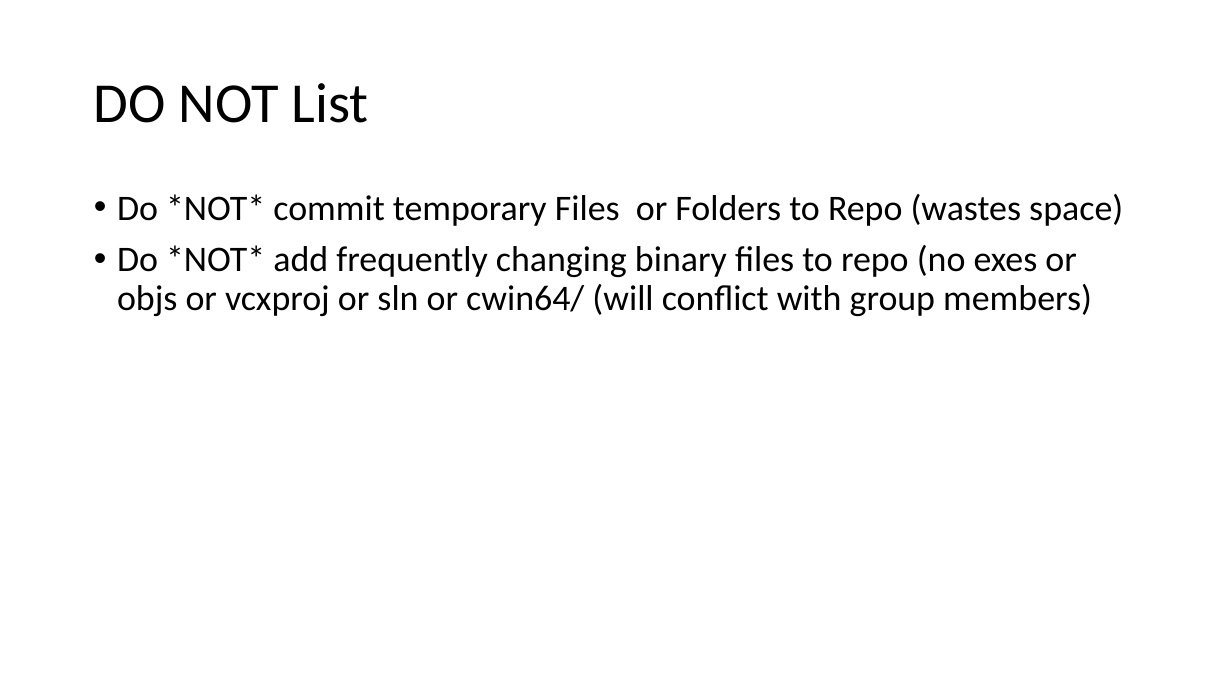
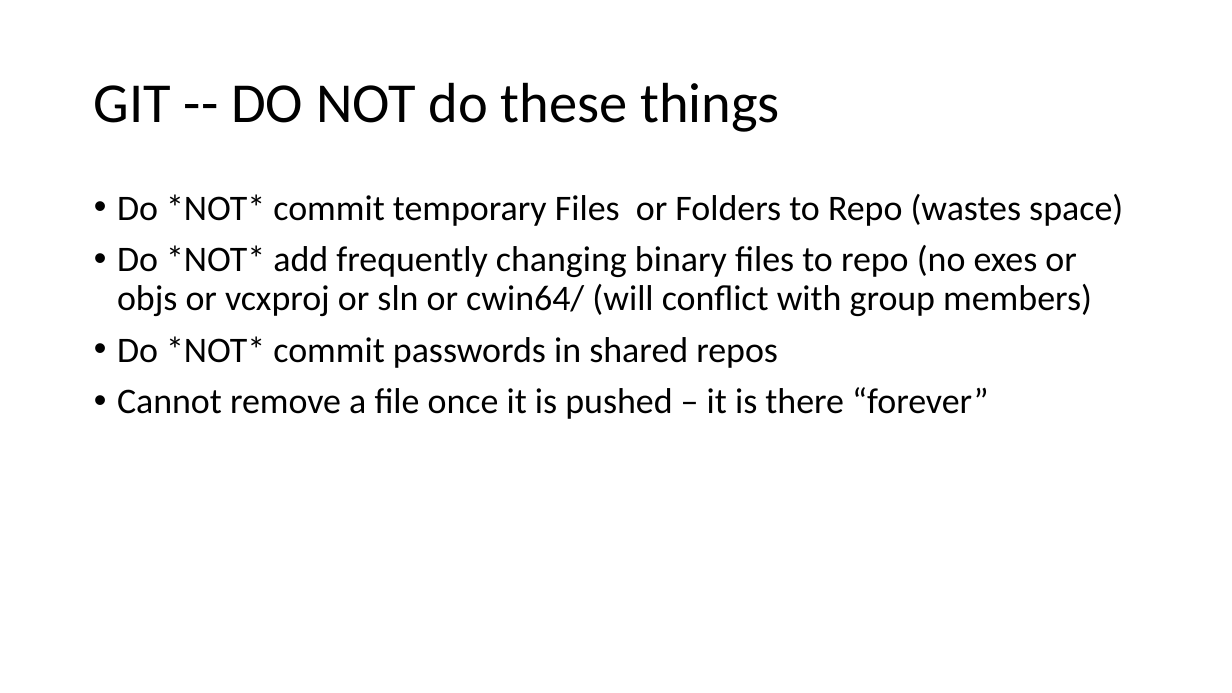
Before and after one commit to mdemore2/CSCE593, a slide deck: slide 14 of lec/00-Setup GIT.pptx (slide 11 before the commit). Drawn at 1232x693 pixels with LibreOffice and Linux fonts; fonts in the diff are those of the drawing. Boxes give left, top, right and bottom in pixels: in the first picture for what was removed or moved away, otherwise in the second. Text is boxed around its words. In the diff, an @@ line names an element or a change of style, - is before the commit and + after.

```diff
--- a/lec/00-Setup GIT.pptx
+++ b/lec/00-Setup GIT.pptx
@@ title at (94,82,780,132): text changed @@
-DO NOT List
+GIT -- DO NOT do these things
@@ text at (117,336,989,419): paragraphs added @@
+• Do *NOT* commit passwords in shared repos
+• Cannot remove a file once it is pushed – it is there “forever”
```
Also in this commit, not shown: 2 other slides changed, 4 slides added, 3 other files.
